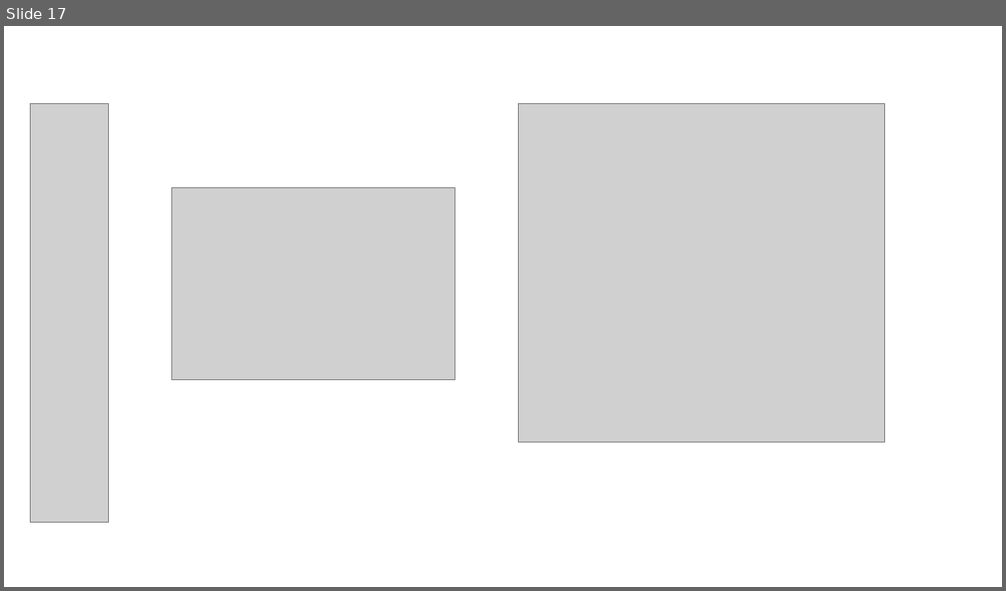
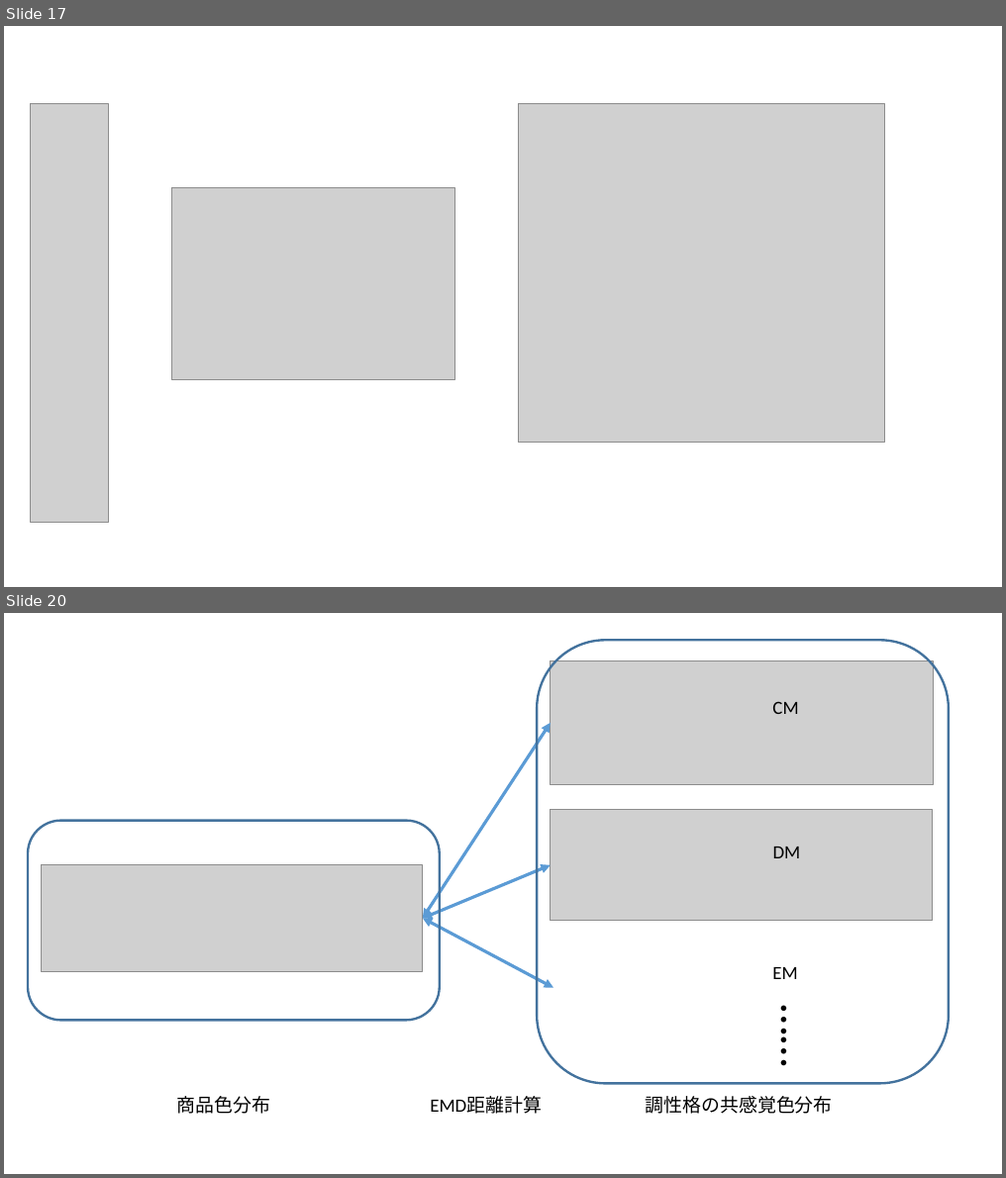
Before and after one commit to we333/m2_paper, a slide deck: ppt.pptx. Shown one above the other, each under a label of ours: slide 17 before the commit, slides 17 and 20 after it; the slides between them are not shown. The pictures are 1006x591 and 1006x1178 pixels, drawn with LibreOffice and Linux fonts; fonts in the diff are those of the drawing; grey boxes stand for pictures. Boxes give left, top, right and bottom in pixels: in the first picture for what was removed or moved away, otherwise in the second. Text is boxed around its words. In the diff, an @@ line names an element or a change of style, - is before the commit and + after.

```diff
--- a/ppt.pptx
+++ b/ppt.pptx
@@ slide 20 added at bbox=[4, 613, 1002, 1174], background #FFFFFF @@
@@ rounded rectangle added at bbox=[537, 640, 948, 1084], outline #43739E 2.25 pt @@
@@ picture added at bbox=[550, 661, 933, 783] @@
@@ text added at bbox=[772, 701, 798, 714], 18 pt, text #000000 @@
+CM
@@ double arrow added from (423, 919) to (550, 723), #5B9BD5 3 pt @@
@@ rounded rectangle added at bbox=[28, 820, 440, 1020], outline #43739E 2.25 pt @@
@@ picture added at bbox=[550, 810, 933, 922] @@
@@ text added at bbox=[773, 847, 801, 859], 18 pt, text #000000 @@
+DM
@@ picture added at bbox=[41, 865, 423, 971] @@
@@ double arrow added from (423, 919) to (550, 865), #5B9BD5 3 pt @@
@@ double arrow added from (423, 919) to (553, 988), #5B9BD5 3 pt @@
@@ text added at bbox=[772, 967, 797, 979], 18 pt, text #000000 @@
+EM
@@ text added at bbox=[760, 998, 831, 1095], 44 pt, text #000000 @@
+……
@@ text added at bbox=[177, 1096, 270, 1114], 18 pt, text #000000 @@
+商品色分布
@@ text added at bbox=[430, 1097, 542, 1114], 18 pt, text #000000 @@
+EMD距離計算
@@ text added at bbox=[646, 1096, 833, 1114], 18 pt, text #000000 @@
+調性格の共感覚色分布
```
Also in this commit, not shown: 2 other slides added, 9 other files.
